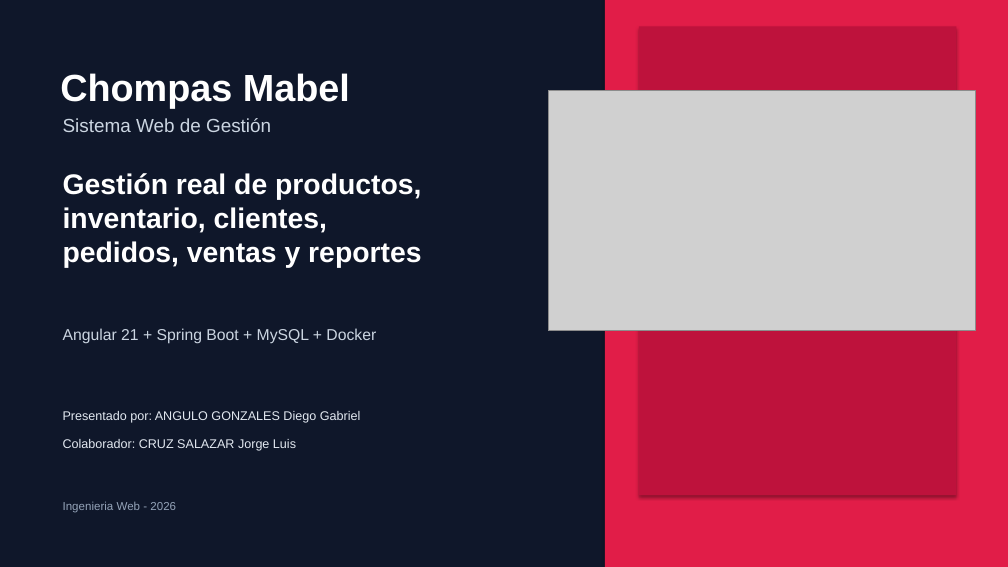
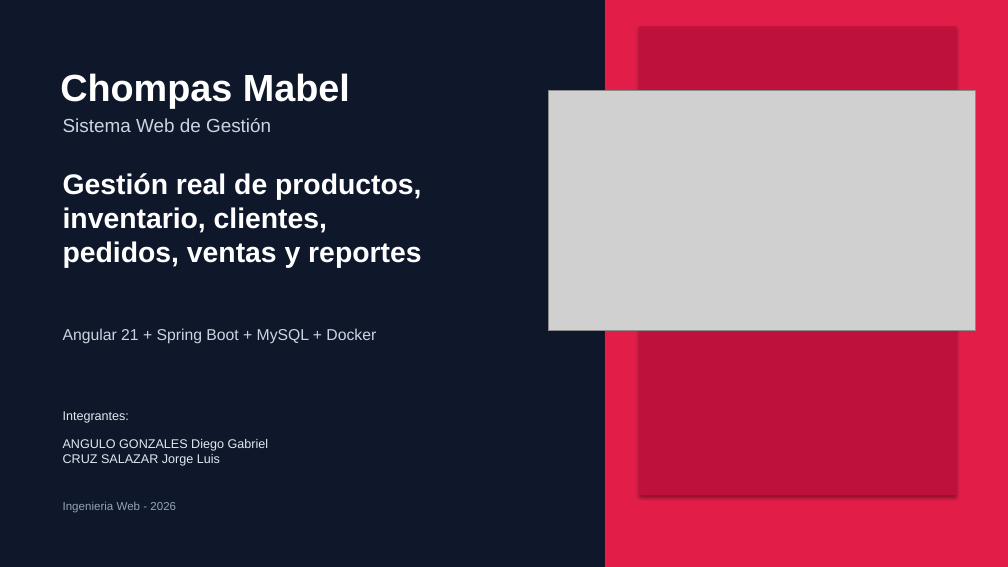
Before and after one commit to DiegoA199/Chompas_Mabel, a slide deck: slide 1 of docs/entregables/Presentacion_Chompas_Mabel.pptx. Drawn at 1008x567 pixels with LibreOffice and Linux fonts; fonts in the diff are those of the drawing; grey boxes stand for pictures. Boxes give left, top, right and bottom in pixels: in the first picture for what was removed or moved away, otherwise in the second. Text is boxed around its words. In the diff, an @@ line names an element or a change of style, - is before the commit and + after.

```diff
--- a/docs/entregables/Presentacion_Chompas_Mabel.pptx
+++ b/docs/entregables/Presentacion_Chompas_Mabel.pptx
@@ text at bbox=[63, 411, 129, 423]: text changed @@
-Presentado por: ANGULO GONZALES Diego Gabriel
+Integrantes:
@@ text at bbox=[63, 439, 269, 466]: text changed @@
-Colaborador: CRUZ SALAZAR Jorge Luis
+ANGULO GONZALES Diego Gabriel
+CRUZ SALAZAR Jorge Luis
```
Also in this commit, not shown: 1 other file.
